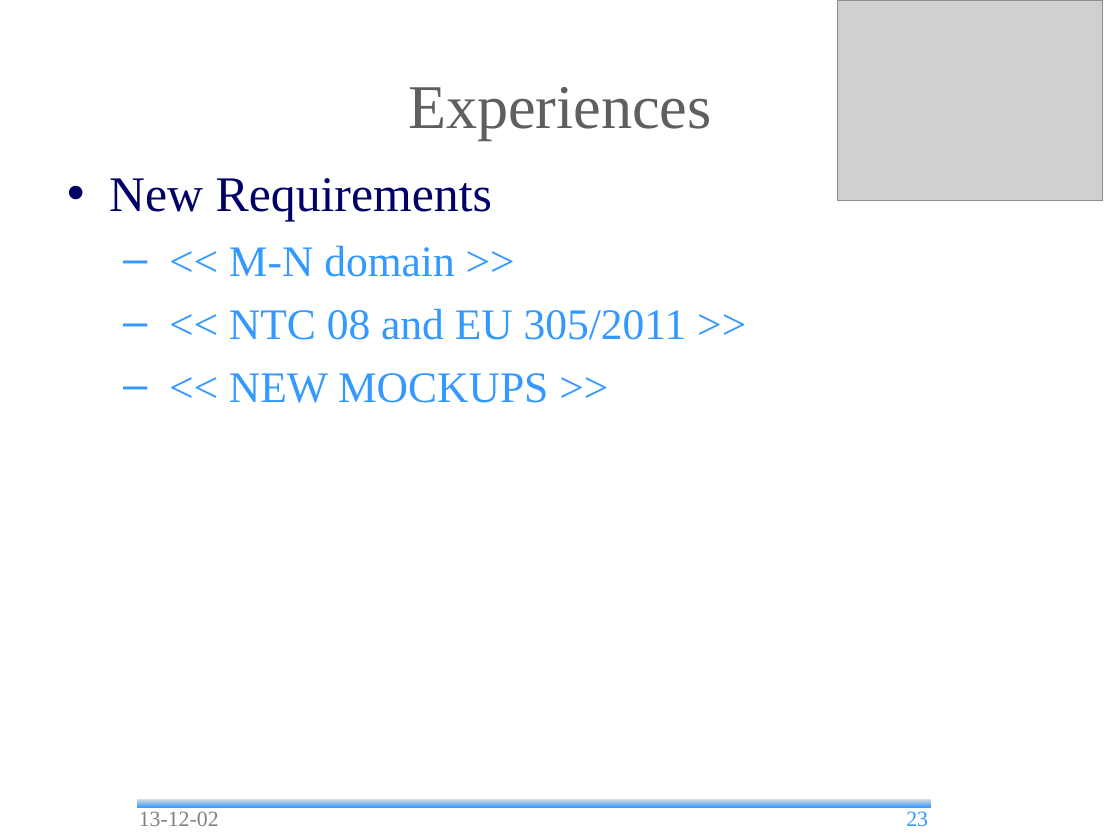
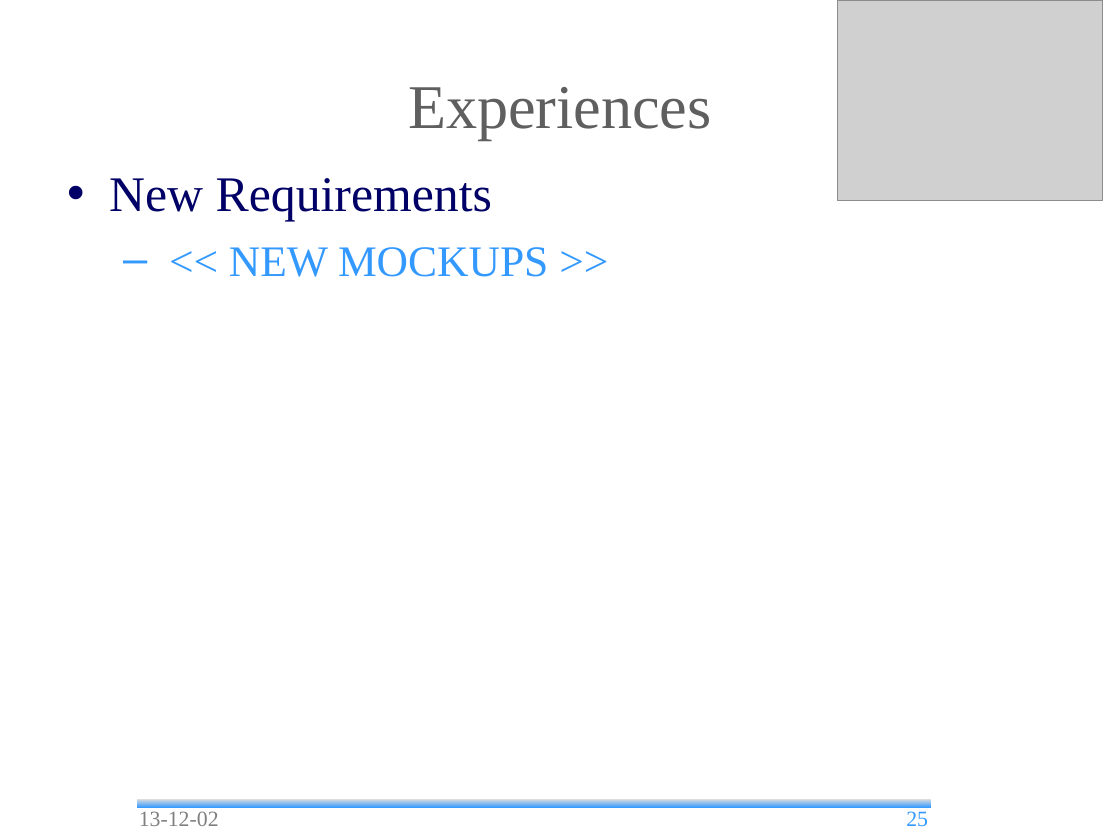
Before and after one commit to andrea-bottoli/DSD, a slide deck: slide 25 of Documentation/Presentations/Status_Report_2.odp (slide 23 before the commit). Drawn at 1120x840 pixels with LibreOffice and Linux fonts; fonts in the diff are those of the drawing; grey boxes stand for pictures; background and template pictures are left out. Boxes give left, top, right and bottom in pixels: in the first picture for what was removed or moved away, otherwise in the second. Text is boxed around its words. In the diff, an @@ line names an element or a change of style, - is before the commit and + after.

```diff
--- a/Documentation/Presentations/Status_Report_2.odp
+++ b/Documentation/Presentations/Status_Report_2.odp
@@ text at [229,245,687,340]: paragraphs removed @@
-  – << M-N domain >>
-  – << NTC 08 and EU 305/2011 >>
@@ page number at [906,811,928,826]: text changed @@
-23
+25
```
Also in this commit, not shown: 5 other slides changed, 2 slides added, 1 other file.
